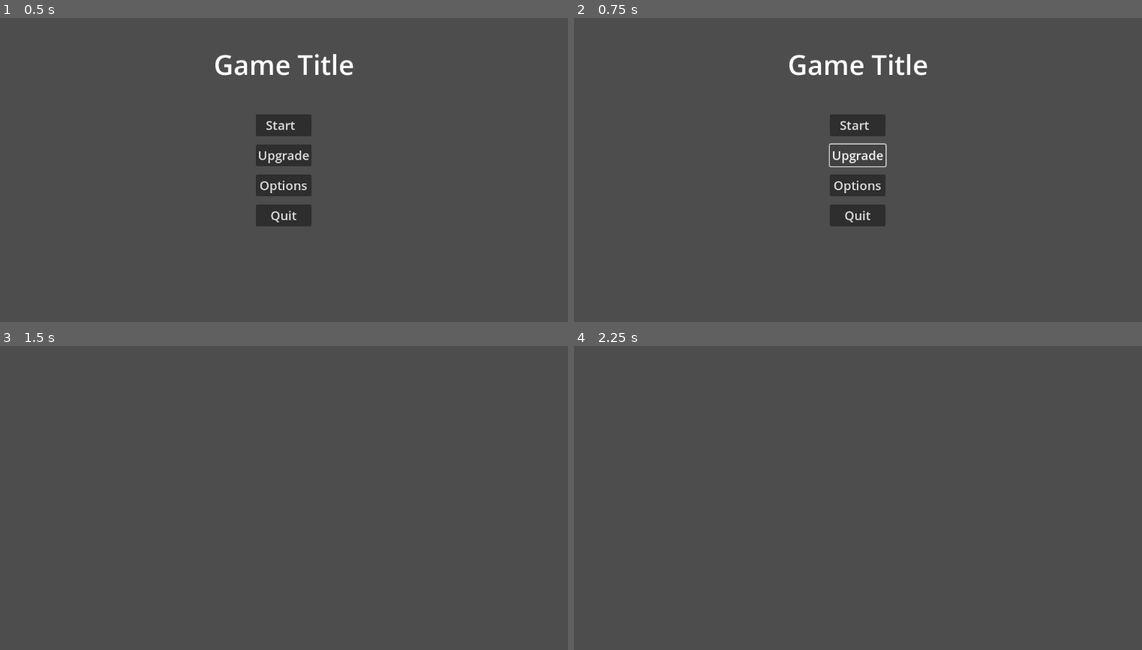
Above: before the commit, frames 1-4 (two rows, left to right).
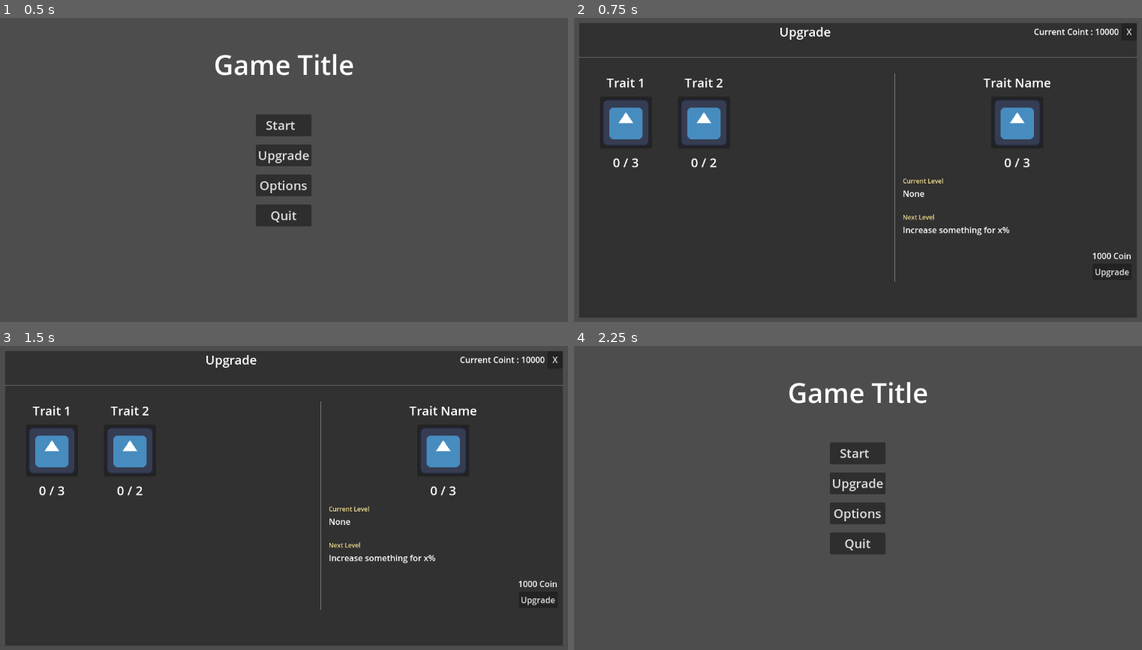
Above: after the commit, the same moments.

Repository: ArtMuchimuchi/FinalProject
Game: Godot game, scene res://user_interface/menu/main_menu/main_menu.tscn
Two runs of this game, one before a commit and one after it. Both use one fixed random seed, a clock stepped at 60 frames per second and the inputs below. The project has no main scene, so this scene is started directly. The engine's default icon, where the game draws it, is replaced by a stand-in: a white triangle on a blue panel in a dark square.
Inputs (mouse positions are in pixels of both pictures, inside the frame that each line leads up to):
- Up to frame 1 (0.5 s): no input
- Up to frame 2 (0.75 s): click "Upgrade" at 0.5 s
- Up to frame 3 (1.5 s): click (284, 452) at 1.25 s, where only the run before the commit has a clickable "Start"
- Up to frame 4 (2.25 s): click (1130, 361) at 2 s, where only the run after the commit has a clickable "X"

Frame 1 is identical in both runs. In frame 2, 90% of the frame differs, in the area x 0-100%, y 1-99%; in frame 3, 93%; in frame 4, 3.3%.
Error after the commit: Invalid access to property or key 'defalutSlotDetailIndex' on a base object of type 'Node (constant_number.gd)'. (res://user_interface/menu/upgrade_menu/upgrad…

Commit message:
Add upgrade slot to main menu
- Add upgrade slot scene inside main menu scene
- Add ready func to Connect signal of back button in option menu and closed button in upgrade menu
- Add function to closed upgrade menu

Diff:
--- a/user_interface/menu/main_menu/main_menu.gd
+++ b/user_interface/menu/main_menu/main_menu.gd
@@ -2,6 +2,14 @@
 
 @onready var main_menu_margin_container = $MarginContainer
 @onready var options_menu = $OptionsMenu
+@onready var upgrade_menu = $UpgradeMenu
+
+
+func _ready():
+	# Connect signal of pressed back button in option menu
+	options_menu.back_options_menu.connect(_on_back_options_menu)
+	# Connect signal of pressed closed button in upgrade menu
+	upgrade_menu.closed_upgrade_menu.connect(_on_closed_upgrade_menu)
 
 
 func _on_quit_button_pressed():
@@ -13,7 +21,8 @@
 
 
 func _on_upgrade_button_pressed():
-	pass
+	main_menu_margin_container.visible = false
+	upgrade_menu.visible = true
 
 
 func _on_options_button_pressed():
@@ -21,6 +30,10 @@
 	options_menu.visible = true
 
 
-func _on_options_menu_back_options_menu():
+func _on_back_options_menu():
 	main_menu_margin_container.visible = true
 	options_menu.visible = false
+
+func _on_closed_upgrade_menu():
+	main_menu_margin_container.visible = true
+	upgrade_menu.visible = false
--- a/user_interface/menu/main_menu/main_menu.tscn
+++ b/user_interface/menu/main_menu/main_menu.tscn
@@ -1,7 +1,8 @@
-[gd_scene load_steps=3 format=3 uid="uid://bfxdtoth12vwu"]
+[gd_scene load_steps=4 format=3 uid="uid://bfxdtoth12vwu"]
 
 [ext_resource type="Script" path="res://user_interface/menu/main_menu/main_menu.gd" id="1_0itcf"]
 [ext_resource type="PackedScene" uid="uid://occ6mj4y5ipe" path="res://user_interface/menu/options_menu/options_menu.tscn" id="2_v1kox"]
+[ext_resource type="PackedScene" uid="uid://cutgxwwi1ev8f" path="res://user_interface/menu/upgrade_menu/upgrade_menu.tscn" id="3_5h10t"]
 
 [node name="MainMenu" type="Control"]
 layout_mode = 3
@@ -70,8 +71,11 @@
 visible = false
 layout_mode = 1
 
+[node name="UpgradeMenu" parent="." instance=ExtResource("3_5h10t")]
+visible = false
+layout_mode = 1
+
 [connection signal="pressed" from="MarginContainer/MenuButtons/StartButton" to="." method="_on_start_button_pressed"]
 [connection signal="pressed" from="MarginContainer/MenuButtons/UpgradeButton" to="." method="_on_upgrade_button_pressed"]
 [connection signal="pressed" from="MarginContainer/MenuButtons/OptionsButton" to="." method="_on_options_button_pressed"]
 [connection signal="pressed" from="MarginContainer/MenuButtons/QuitButton" to="." method="_on_quit_button_pressed"]
-[connection signal="back_options_menu" from="OptionsMenu" to="." method="_on_options_menu_back_options_menu"]
